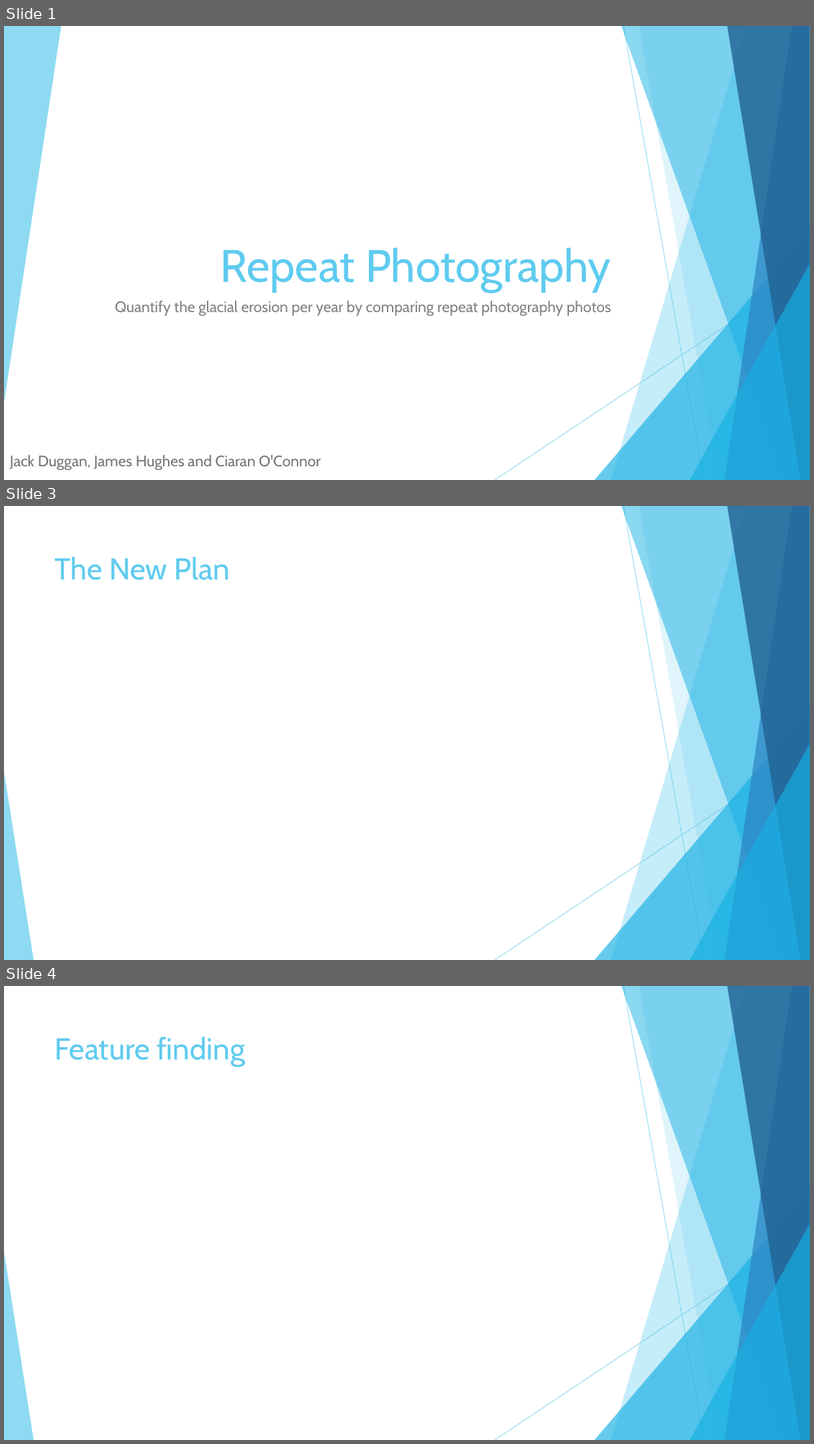
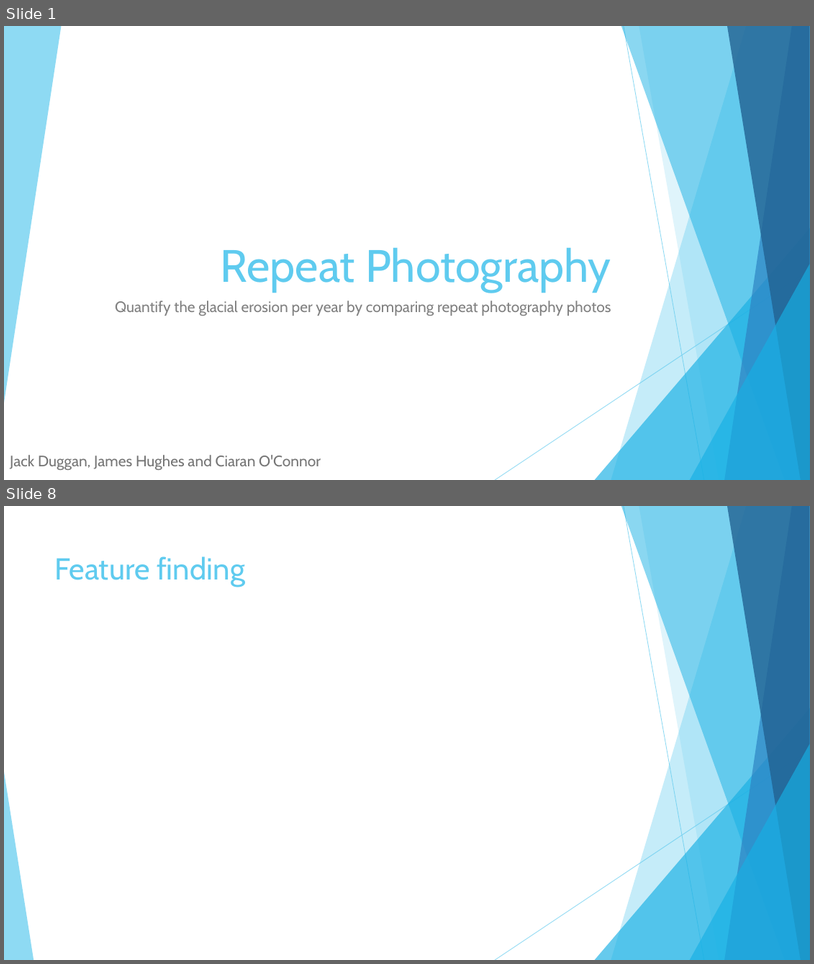
Before and after one commit to UNIpope/gla, a slide deck: Repeat Photography.pptx. Shown one above the other, each under a label of ours: slides 1, 3 and 4 before the commit, slides 1 and 8 after it; the slides between them are not shown. The pictures are 814x1444 and 814x964 pixels, drawn with LibreOffice and Linux fonts; fonts in the diff are those of the drawing. Boxes give left, top, right and bottom in pixels: in the first picture for what was removed or moved away, otherwise in the second. Text is boxed around its words. In the diff, an @@ line names an element or a change of style, - is before the commit and + after.

```diff
--- a/Repeat Photography.pptx
+++ b/Repeat Photography.pptx
@@ slide 3 removed at (x1=4, y1=506, x2=810, y2=960), background #FFFFFF; not listed: 10 template elements that a slide beside it also shows @@
@@ title removed at (x1=55, y1=556, x2=230, y2=580) @@
-The New Plan
@@ what was slide 4 is now slide 8 @@
```
Also in this commit, not shown: 5 slides added.
